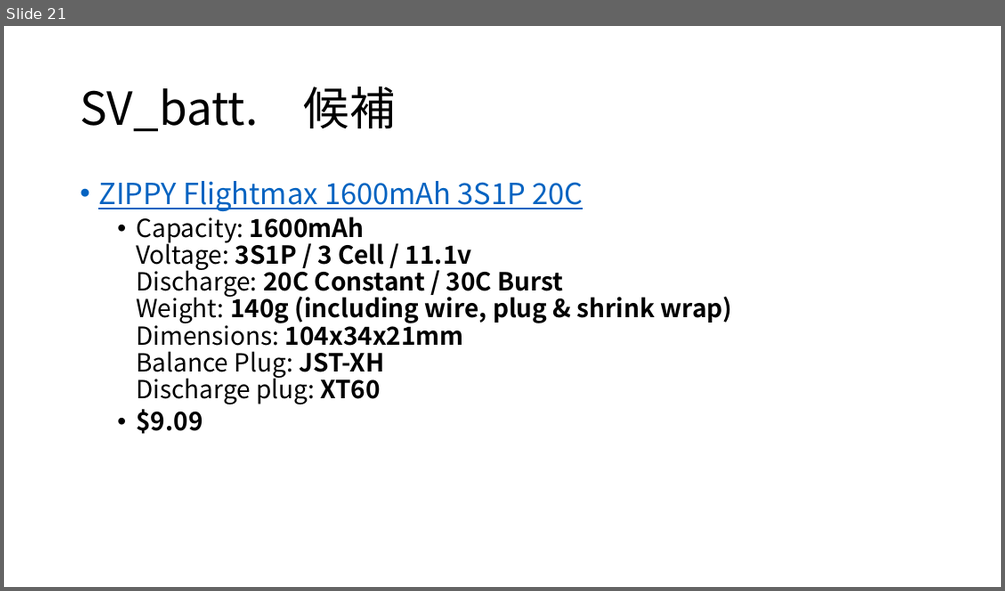
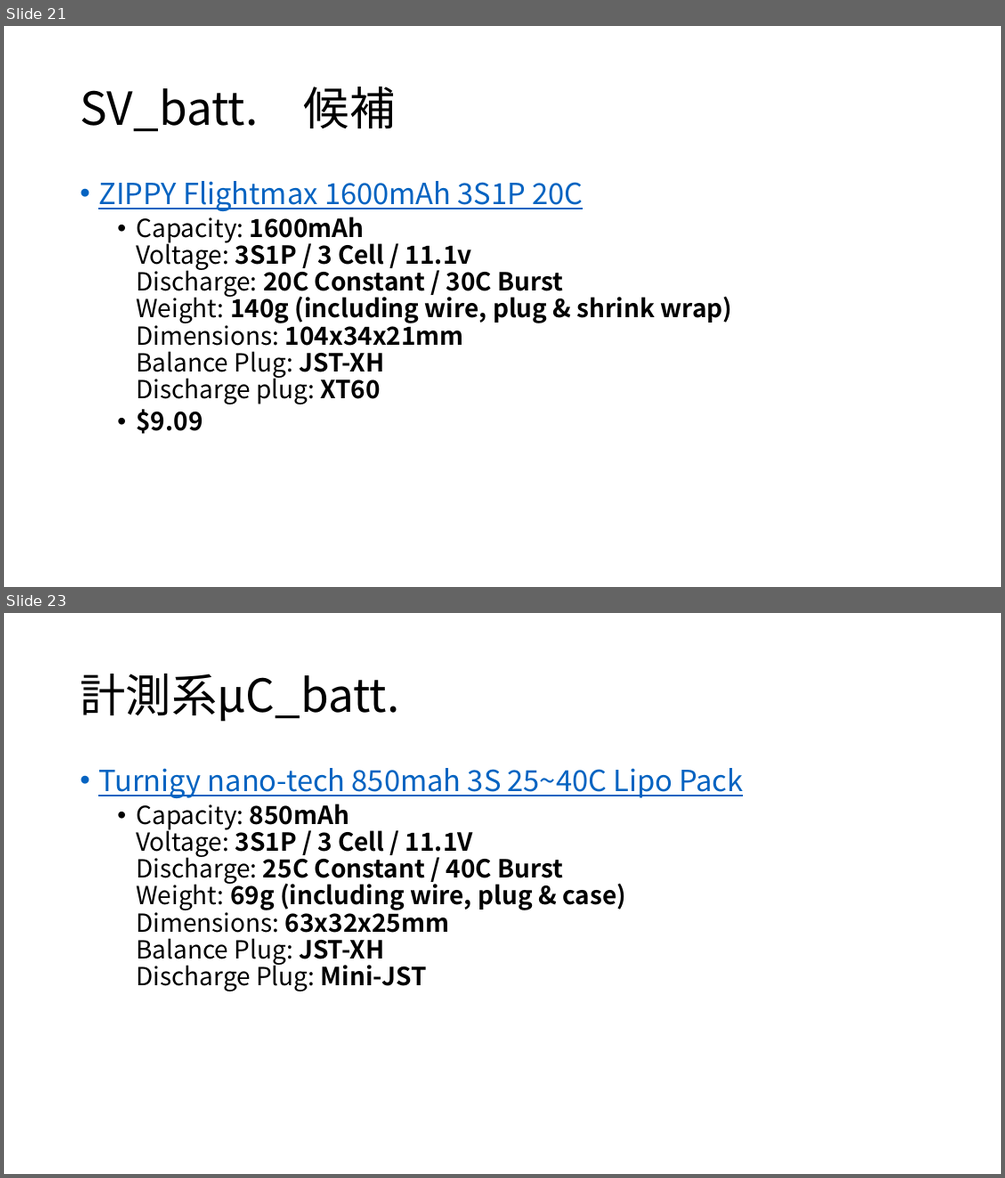
Before and after one commit to TORICA/avio17, a slide deck: 電装全体構成_TORICA_17_LUMINOUS.pptx. Shown one above the other, each under a label of ours: slide 21 before the commit, slides 21 and 23 after it; the slides between them are not shown. The pictures are 1005x591 and 1005x1178 pixels, drawn with LibreOffice and Linux fonts; fonts in the diff are those of the drawing. Boxes give left, top, right and bottom in pixels: in the first picture for what was removed or moved away, otherwise in the second. Text is boxed around its words. In the diff, an @@ line names an element or a change of style, - is before the commit and + after.

```diff
--- a/電装全体構成_TORICA_17_LUMINOUS.pptx
+++ b/電装全体構成_TORICA_17_LUMINOUS.pptx
@@ slide 23 added at (4,613,1001,1174), background #FFFFFF @@
@@ title added at (80,674,399,722), 44 pt, text #000000 @@
+計測系μC_batt.
@@ text added at (98,768,743,991), 24 pt, text #000000 @@
+• Turnigy nano-tech 850mah 3S 25~40C Lipo Pack
+  • Capacity: 850mAh
+    Voltage: 3S1P / 3 Cell / 11.1V
+    Discharge: 25C Constant / 40C Burst
+    Weight: 69g (including wire, plug & case)
+    Dimensions: 63x32x25mm
+    Balance Plug: JST-XH
+    Discharge Plug: Mini-JST
```
Also in this commit, not shown: 1 slide changed, 1 other slide added.
